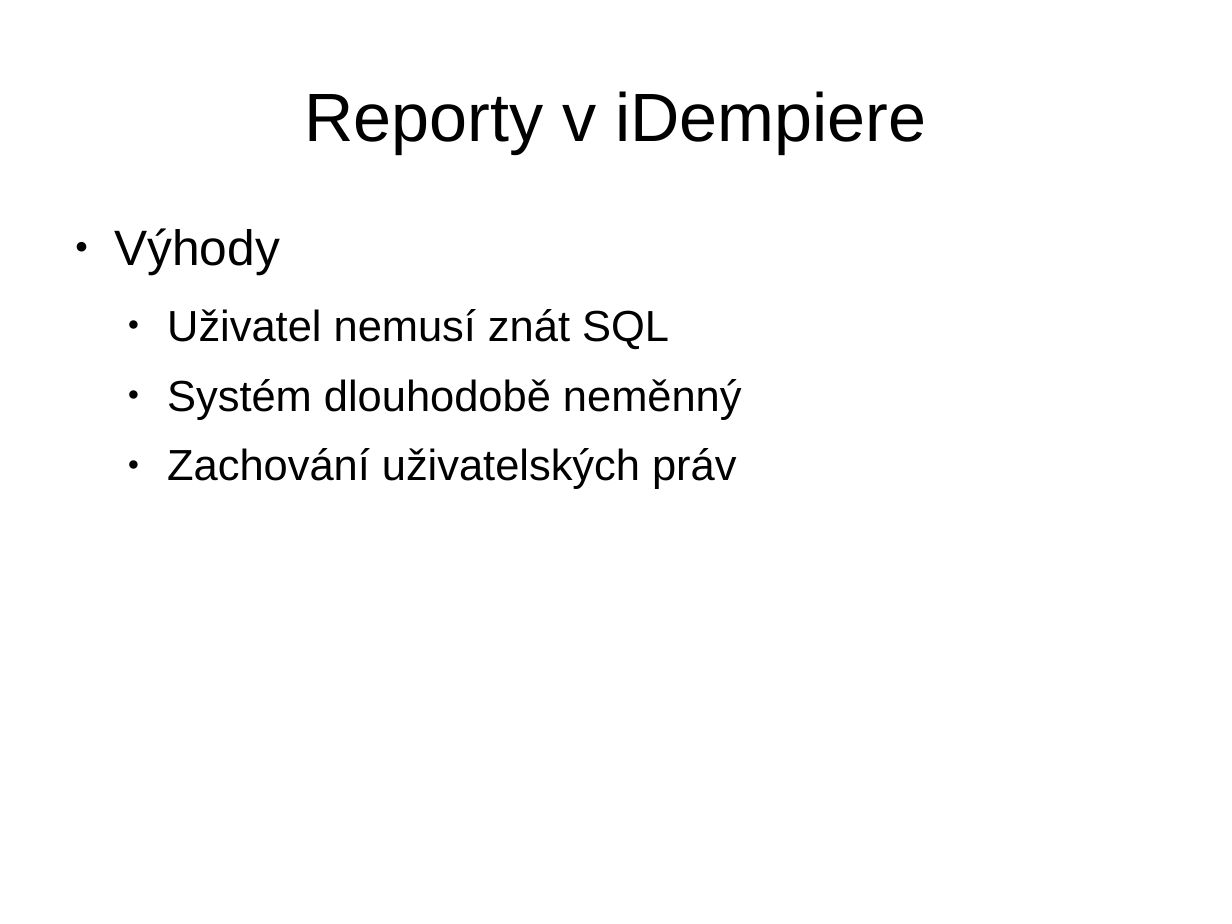
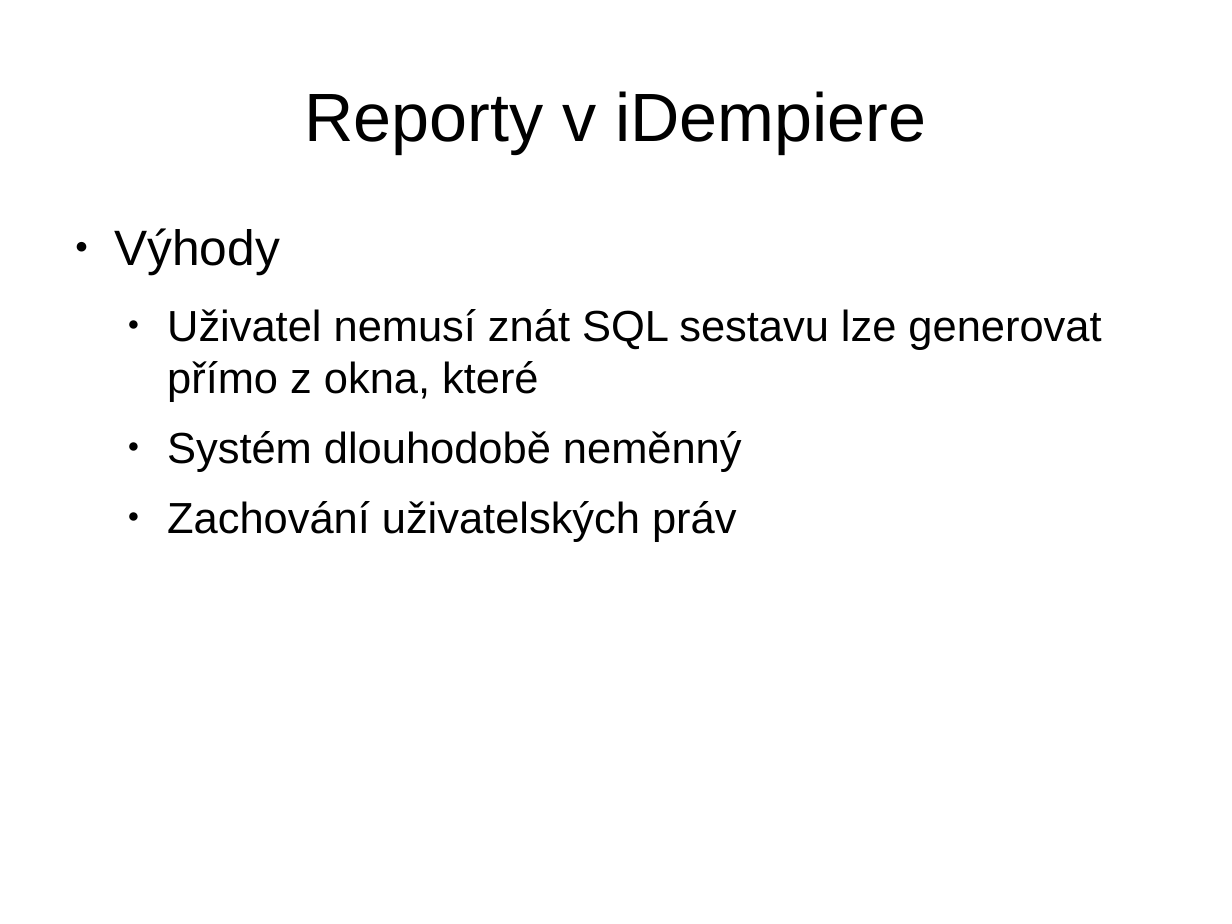
Before and after one commit to martin-vavrusak/mgr_statnice, a slide deck: slide 12 of !prezentace/vavrusak_WYSIVYG.odp (slide 21 before the commit). Drawn at 1232x924 pixels with LibreOffice and Linux fonts; fonts in the diff are those of the drawing. Boxes give left, top, right and bottom in pixels: in the first picture for what was removed or moved away, otherwise in the second. Text is boxed around its words. In the diff, an @@ line names an element or a change of style, - is before the commit and + after.

```diff
--- a/!prezentace/vavrusak_WYSIVYG.odp
+++ b/!prezentace/vavrusak_WYSIVYG.odp
@@ text at bbox=[167, 309, 1101, 402]: text changed @@
-  ● Uživatel nemusí znát SQL
+  ● Uživatel nemusí znát SQL sestavu lze generovat přímo z okna, které
```
Also in this commit, not shown: 7 other slides changed, 6 slides added, 12 slides removed.
